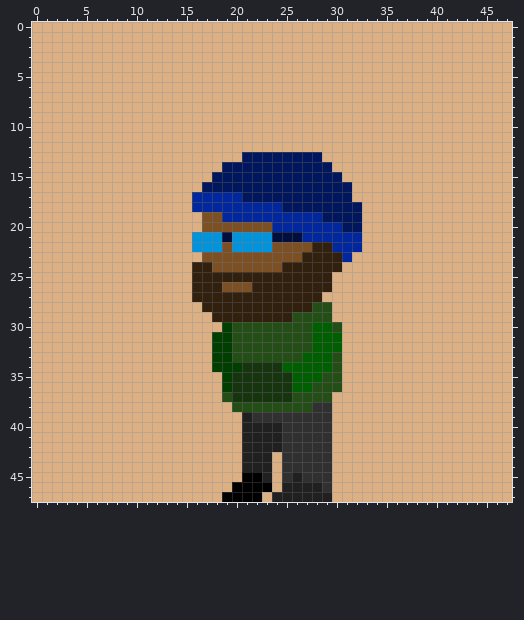
Pixel-art file: assets/characters/ibg.aseprite. That is the earlier state.
48x48 pixels, 1 frame.
After the commit:
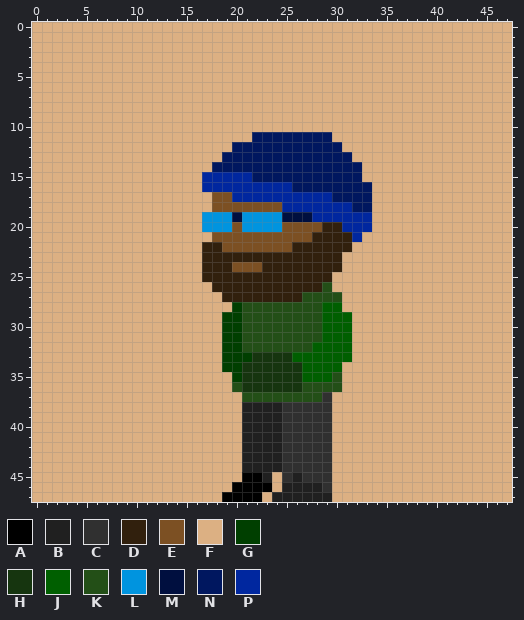
Palette (. is transparent): A #000000  B #202020  C #303030  D #31200d  E #7c5023  F #dcb083  G #003f00  H #16350f  J #005f00  K #234f17  L #0094df  M #000f3f  N #00175f  P #00279f
Difference:
layer "Layer 4" now hidden
layer "Layer 6" added
Changed rows in their new state; - is an unchanged pixel.
first column x 16:
11 ------NNNNNNNN----
12 ----NNNNNNNNNNN---
13 ---NN--------NNN--
14 --N-----------NNN-
15 -PPPPP---------NN-
16 -PPPPPPPPP------NN
17 FFEE-PPPPPPPPP--NN
18 FFEEEEEEEPPPPPPP-N
19 -LLLMLLLLMMM-PPPPP
20 -LLL-LLLLEEEEDDPPP
21 FFEEEEEEEEEEDDDD--
22 FDD-EEEE--DD--DDF-
23 -DDDDDDDDDD----F--
24 F-DD---DD---------
25 F-----------------
26 FF-DDD-------K----
27 FFF--------KKKK---
28 -FFFGKKKKKKK-JJ---
29 --FGGKKKKK---JJJ--
30 ----G-------K-JJ--
31 --F-G-------K--J--
32 --F-G----------J--
33 --F-GGHHHHJ---JJ--
34 --F------HH---J---
35 ---FG-----H--J----
36 ---FK-----HK------
37 ---FFKKKKK---C----
38 ----FBBBBCCC------
39 ------BBB---------
first column x 24:
43 B
44 B
Boxes around the changes in both pictures, in picture pixels (x1, y1, x2, y2):
changed: (192, 132, 372, 472)
